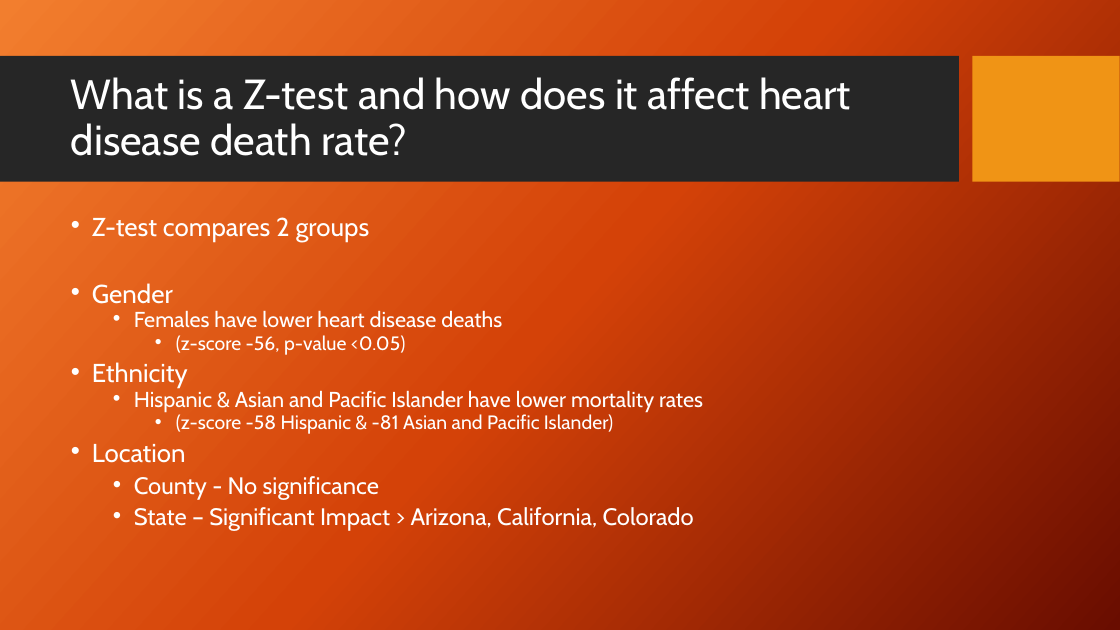
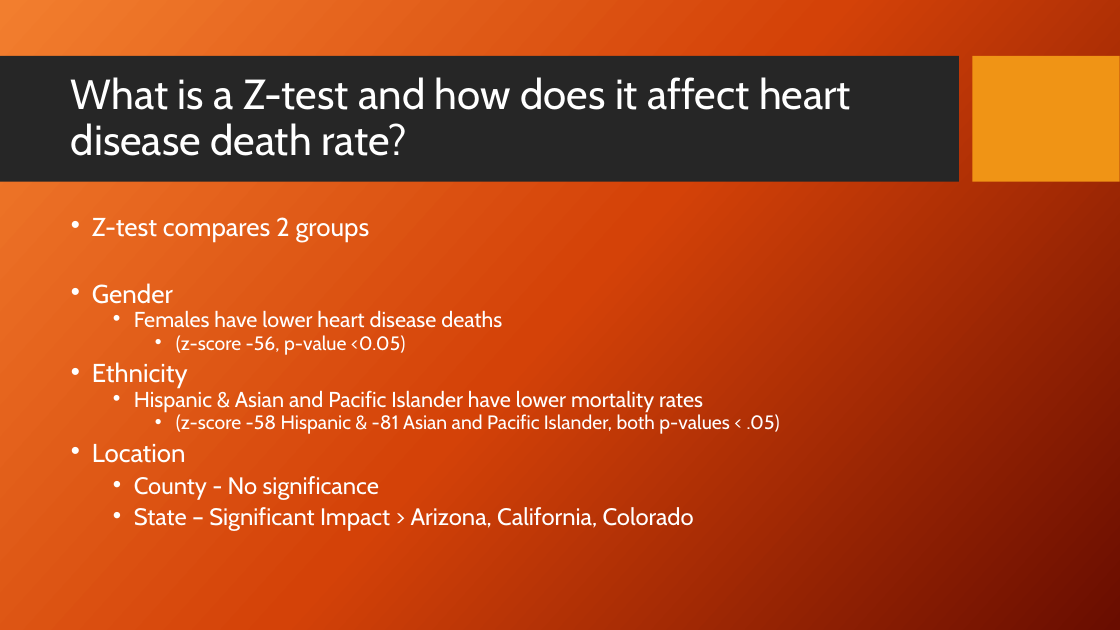
Before and after one commit to Aaron-m-ram/end-to-end-statistical-analysis, a slide deck: slide 10 of Final PP V1.pptx. Drawn at 1120x630 pixels with LibreOffice and Linux fonts; fonts in the diff are those of the drawing; background and template pictures are left out. Boxes give left, top, right and bottom in pixels: in the first picture for what was removed or moved away, otherwise in the second. Text is boxed around its words. In the diff, an @@ line names an element or a change of style, - is before the commit and + after.

```diff
--- a/Final PP V1.pptx
+++ b/Final PP V1.pptx
@@ text at [176,414,780,434]: text changed @@
-    • (z-score -58 Hispanic & -81 Asian and Pacific Islander)
+    • (z-score -58 Hispanic & -81 Asian and Pacific Islander, both p-values < .05)
```
Also in this commit, not shown: 5 other slides changed, 1 other file.
